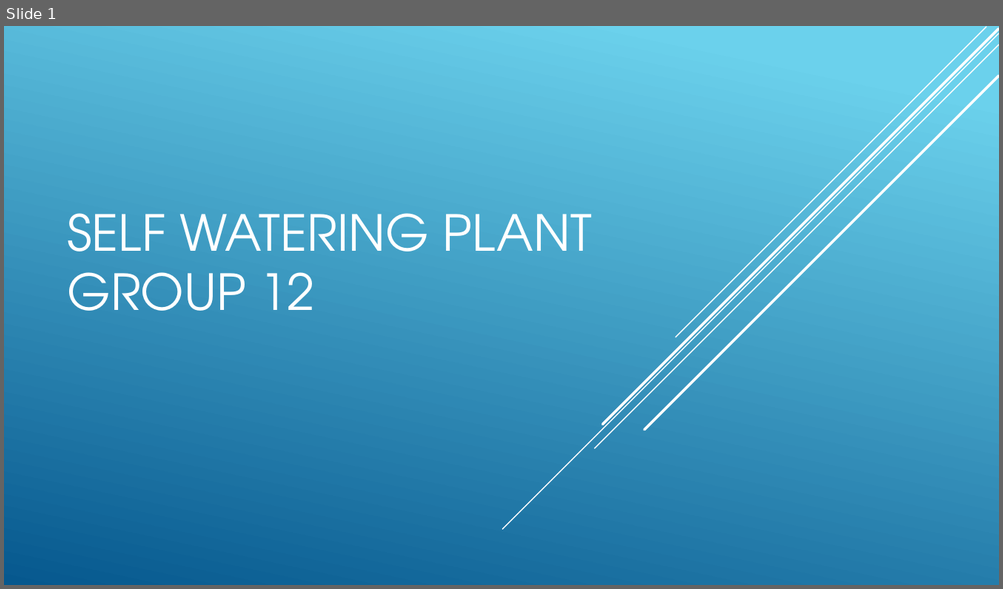
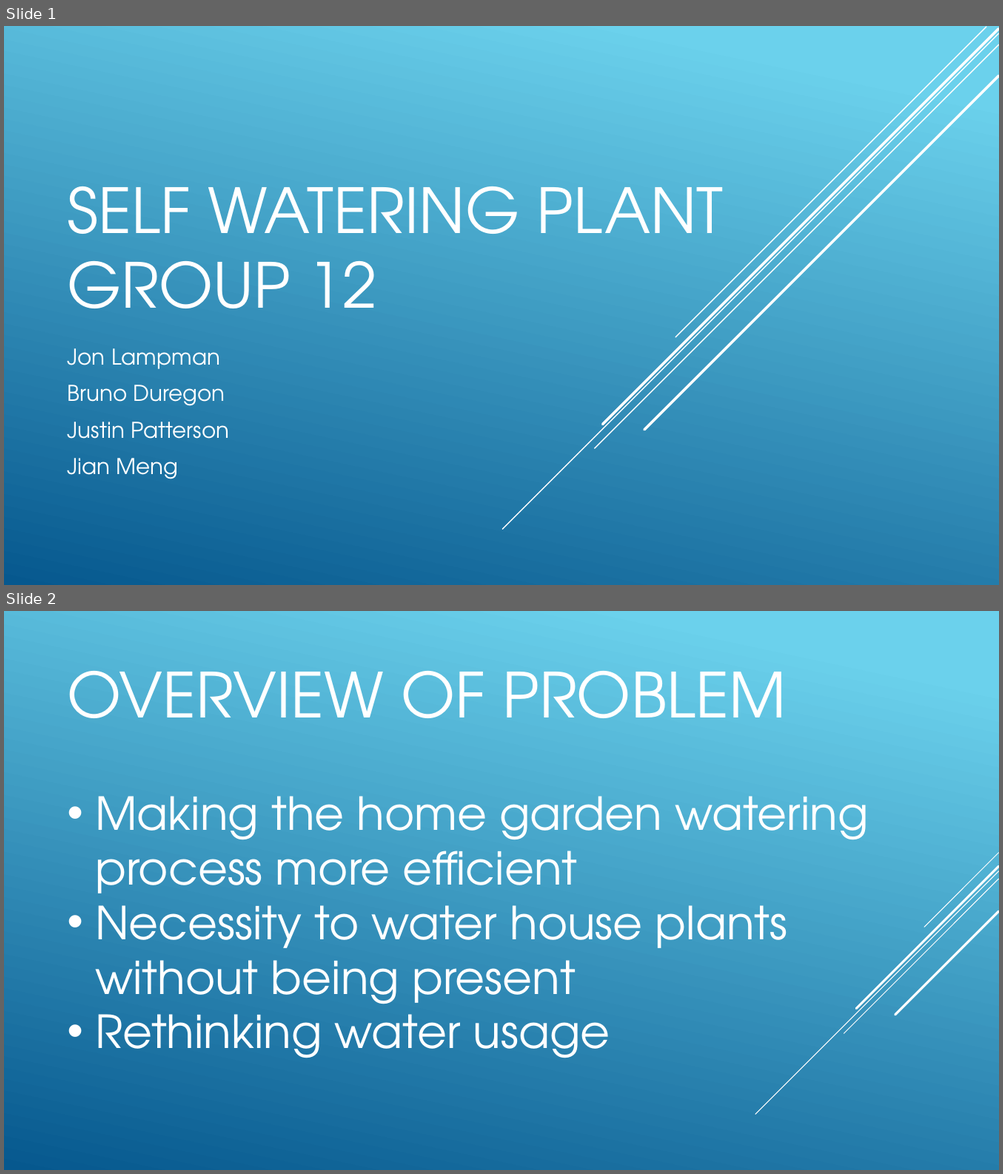
Before and after one commit to jp32/ece411-pdx, a slide deck: documents/presentation.pptx. Shown one above the other, each under a label of ours: slide 1 before the commit, slides 1 and 2 after it. The pictures are 1003x589 and 1003x1174 pixels, drawn with LibreOffice and Linux fonts; fonts in the diff are those of the drawing. Boxes give left, top, right and bottom in pixels: in the first picture for what was removed or moved away, otherwise in the second. Text is boxed around its words. In the diff, an @@ line names an element or a change of style, - is before the commit and + after.

```diff
--- a/documents/presentation.pptx
+++ b/documents/presentation.pptx
@@ slide 2 added at bbox=[4, 611, 999, 1170], background gradient #6ED2EB to #06588E @@
@@ title added at bbox=[68, 671, 785, 718], 60 pt, text #FFFFFF @@
+OVERVIEW OF PROBLEM
@@ text added at bbox=[95, 796, 868, 1059], 44 pt, text #FFFFFF @@
+• Making the home garden watering process more efficient
+• Necessity to water house plants without being present
+• Rethinking water usage
@@ group added at bbox=[755, 853, 999, 1115]: 5 lines @@
@@ slide 1 changed as well @@
@@ title "SELF WATERING PLANT GROUP 12" at bbox=[68, 187, 723, 309]: size 48 to 60 pt @@
@@ subtitle added at bbox=[68, 349, 229, 480], 21 pt, text #FFFFFF @@
+Jon Lampman
+Bruno Duregon
+Justin Patterson
+Jian Meng
```
Also in this commit, not shown: 3 other slides added, 2 other files.
